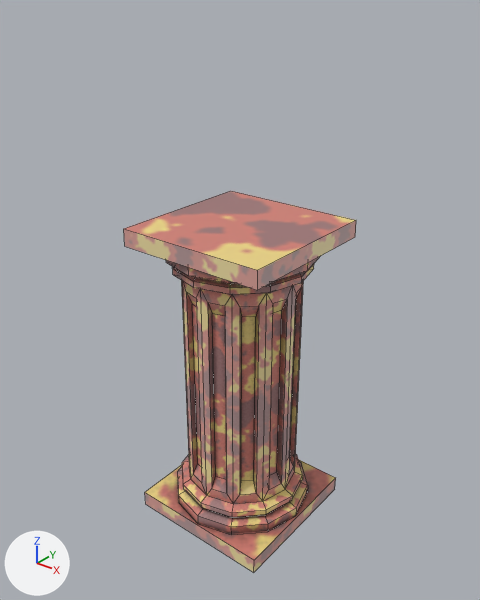
A saved change to the FBX model KazgarsRevenge/KazgarsRevenge/KazgarsRevengeContent/Models/Levels/Props/fire_column.fbx.
Camera for both pictures: a 50 mm camera at (0.0795, -0.1001, 0.1125) aimed at (-0.0004, -0.0002, 0.0506). Arrows for +X, +Y and +Z are at lower left; the lights stay in place. Mesh edges are drawn as thin lines. Where no turn or scale is listed for an object, it has been applied to the vertices.

The scene before the commit, as lines of its bpy script (objects in view):
```python
me_fire_column = bpy.data.meshes.new('fire_column')
me_fire_column.from_pydata(...)  # 256 vertices, 240 faces; spans x -0.0167..0.0167, y -0.0167..0.0167, z -0.0037..0.0676
me_fire_column.materials.append(mat_fire_column__fire_column_png)  # picture img_fire_column_png
ob_fire_column = bpy.data.objects.new('fire_column', me_fire_column)
ob_fire_column.location = (0.0, 0.0, 0.0)
```
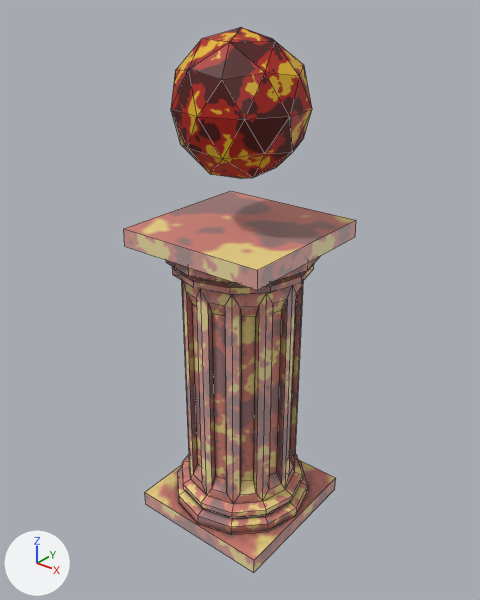
The newer file is also turned or shifted as a whole; pictures and numbers use the older file's frame.

Boxes [x1, y1, x2, y2] around the edits, measured in the pictures (480 x 600 px):
'fire_column', reshaped (43% taller)
    before: [124, 191, 356, 572]
    after: [124, 27, 356, 572]
part 1 of me_fire_column, added (red)
    after: [171, 27, 312, 179]

Patch to the scene script:
```diff
--- a/KazgarsRevenge/KazgarsRevenge/KazgarsRevengeContent/Models/Levels/Props/fire_column.fbx.py
+++ b/KazgarsRevenge/KazgarsRevenge/KazgarsRevengeContent/Models/Levels/Props/fire_column.fbx.py
@@ img_lava_png @@
+img_lava_png = load_image('lava.png', '../../Projectiles/lava.png', 512, 512, 'sRGB')
@@ mat_lava__lava_png @@
+mat_lava__lava_png = principled_material('lava__lava_png')
+mat_lava__lava_png.texture = img_lava_png
@@ me_fire_column @@
 # used by ob_fire_column; location = (0.0, 0.0, 0.0)
-me_fire_column.from_pydata(...)  # 256 vertices, 240 faces; spans x -0.0167..0.0167, y -0.0167..0.0167, z -0.0037..0.0676
+me_fire_column.from_pydata(...)  # 298 vertices, 320 faces; spans x -0.0167..0.0167, y -0.0167..0.0167, z -0.0037..0.1045
+# me_fire_column part 1: a new loose piece of 42 vertices spanning x -0.0133..0.0133, y -0.0133..0.0134, z 0.0771..0.1045, in mat_lava__lava_png (picture img_lava_png)
 me_fire_column.materials.append(mat_fire_column__fire_column_png)
+me_fire_column.materials.append(mat_lava__lava_png)  # picture img_lava_png
```
